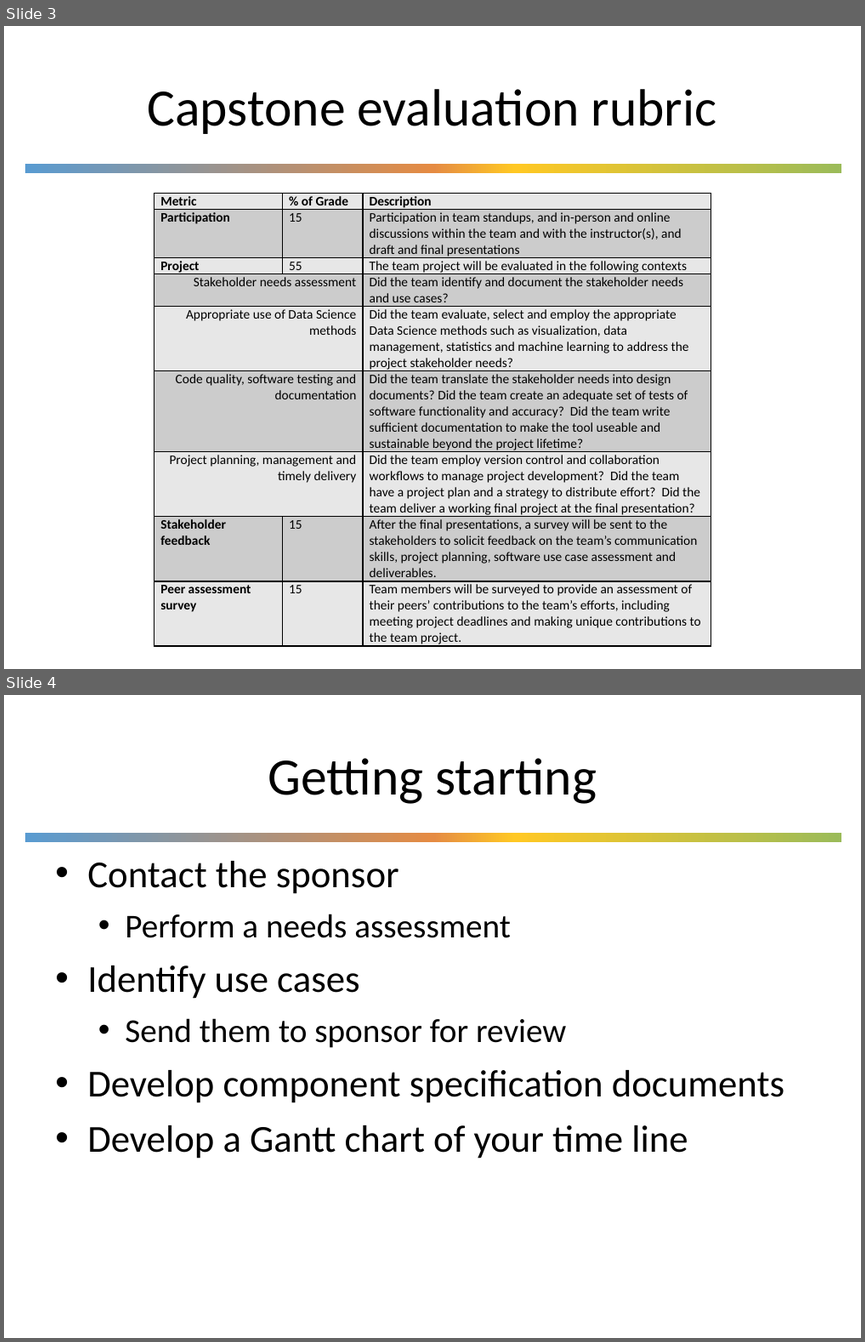
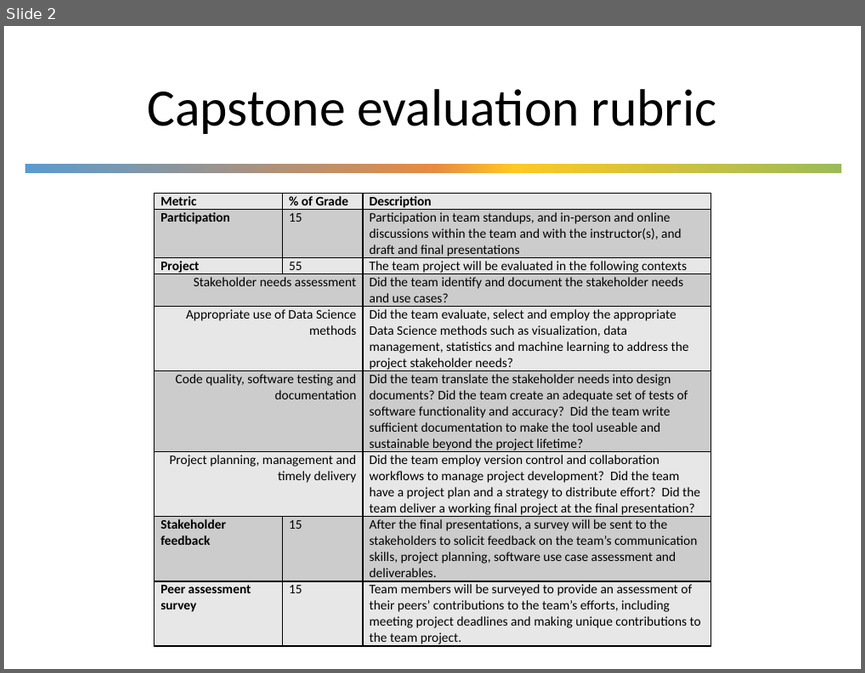
Before and after one commit to UWDIRECT/UWDIRECT.github.io, a slide deck: Capstone547_Overview.pptx. Shown one above the other, each under a label of ours: slides 3 and 4 before the commit, slide 2 after it. The pictures are 865x1342 and 865x673 pixels, drawn with LibreOffice and Linux fonts; fonts in the diff are those of the drawing; background and template pictures are left out. Boxes give left, top, right and bottom in pixels: in the first picture for what was removed or moved away, otherwise in the second. Text is boxed around its words. In the diff, an @@ line names an element or a change of style, - is before the commit and + after.

```diff
--- a/Capstone547_Overview.pptx
+++ b/Capstone547_Overview.pptx
@@ slide 4 removed at (4, 695, 861, 1338), background #FFFFFF; not listed: 1 template element that a slide beside it also shows @@
@@ title removed at (268, 758, 596, 804) @@
-Getting starting
@@ text removed at (87, 861, 784, 1158) @@
-• Contact the sponsor
-  • Perform a needs assessment
-• Identify use cases
-  • Send them to sponsor for review
-• Develop component specification documents
-• Develop a Gantt chart of your time line
@@ what was slide 3 is now slide 2 @@
```
Also in this commit, not shown: 4 slides changed, 1 slide added, 5 other slides removed.
